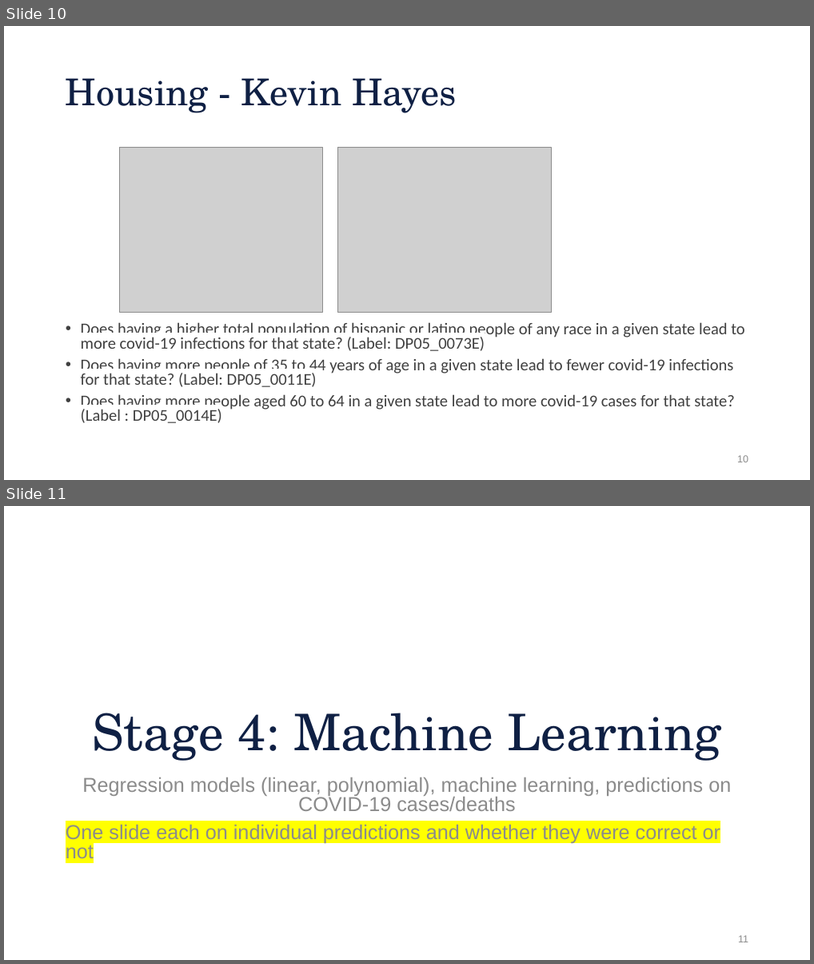
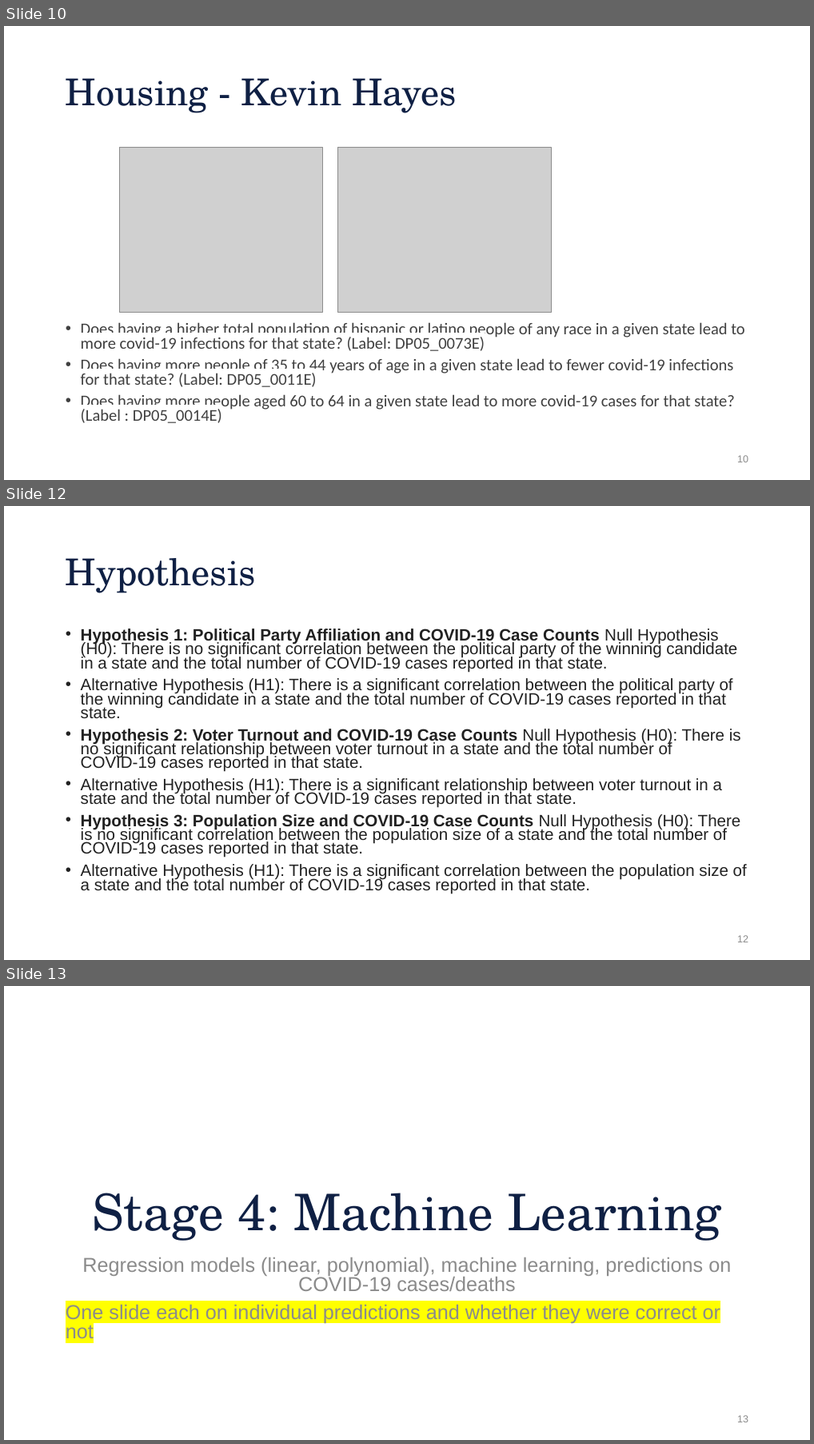
Before and after one commit to aiwayemi/Group-1, a slide deck: ProjPresentation.pptx. Shown one above the other, each under a label of ours: slides 10 and 11 before the commit, slides 10, 12 and 13 after it; the slides between them are not shown. The pictures are 814x964 and 814x1444 pixels, drawn with LibreOffice and Linux fonts; fonts in the diff are those of the drawing; grey boxes stand for pictures; background and template pictures are left out. Boxes give left, top, right and bottom in pixels: in the first picture for what was removed or moved away, otherwise in the second. Text is boxed around its words. In the diff, an @@ line names an element or a change of style, - is before the commit and + after.

```diff
--- a/ProjPresentation.pptx
+++ b/ProjPresentation.pptx
@@ slide 12 added at (4,506,810,960), background #FFFFFF @@
@@ title added at (66,558,256,593), 44 pt, text #0F2044 @@
+Hypothesis
@@ text added at (81,628,747,893), 19.6 pt, text #212121 @@
+• Hypothesis 1: Political Party Affiliation and COVID-19 Case Counts Null Hypothesis (H0): There is no significant correlation between the political party of the winning candidate in a state and the total number of COVID-19 cases reported in that state.
+• Alternative Hypothesis (H1): There is a significant correlation between the political party of the winning candidate in a state and the total number of COVID-19 cases reported in that state.
+• Hypothesis 2: Voter Turnout and COVID-19 Case Counts Null Hypothesis (H0): There is no significant relationship between voter turnout in a state and the total number of COVID-19 cases reported in that state.
+• Alternative Hypothesis (H1): There is a significant relationship between voter turnout in a state and the total number of COVID-19 cases reported in that state.
+• Hypothesis 3: Population Size and COVID-19 Case Counts Null Hypothesis (H0): There is no significant correlation between the population size of a state and the total number of COVID-19 cases reported in that state.
+• Alternative Hypothesis (H1): There is a significant correlation between the population size of a state and the total number of COVID-19 cases reported in that state.
@@ page number added at (738,935,749,942), 12 pt, text #8C8C8C @@
+12
@@ what was slide 11 is now slide 13 @@
@@ page number at (738,1415,749,1422): text changed @@
-11
+13
```
Also in this commit, not shown: 2 other slides added.
